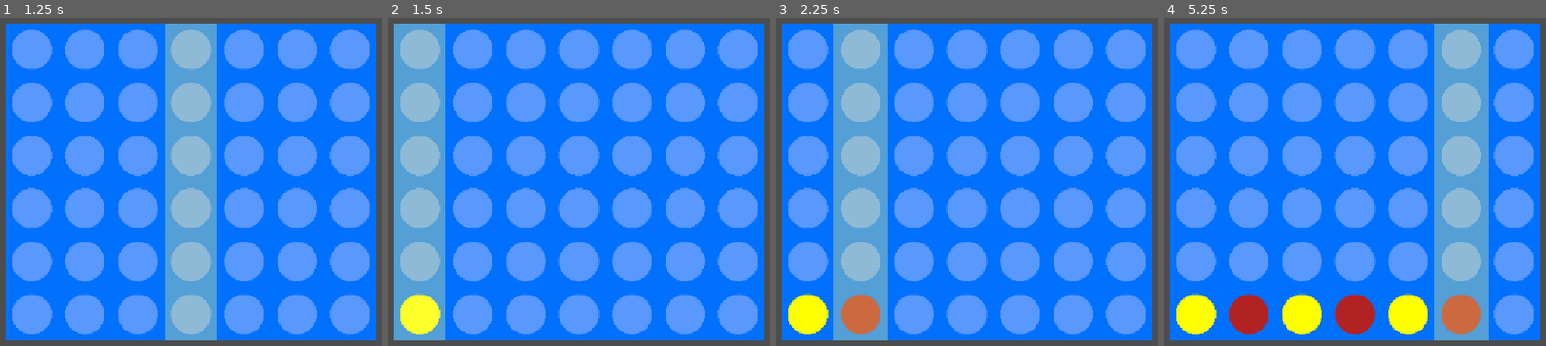
Above: before the commit, frames 1-4 (left to right).
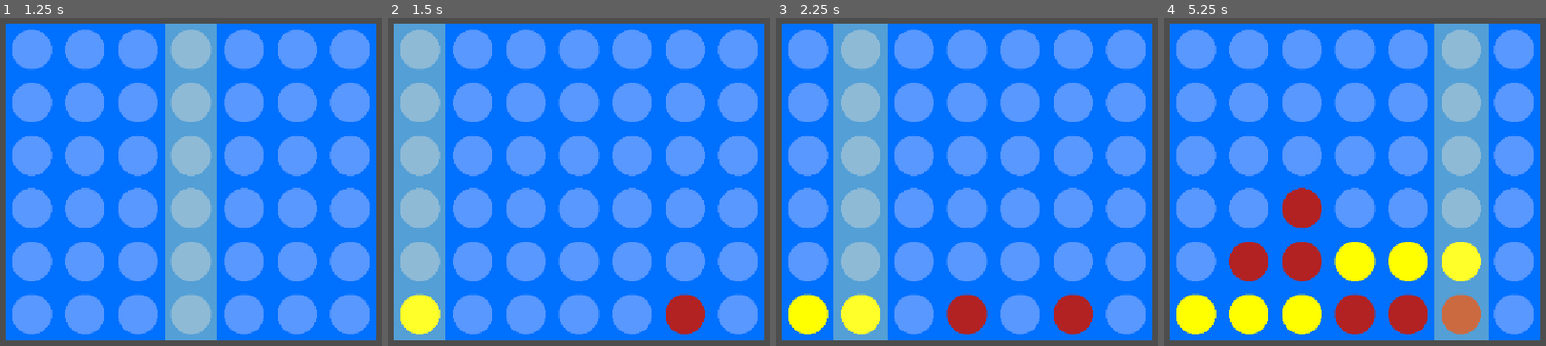
Above: after the commit, the same moments.

Repository: andrecmsousa/connect-four
Game: Godot game, scene res://scenes/main_menu.tscn
The game is run twice, just before and just after one commit, with the same random seed, the same clock (stepped at 60 frames per second) and the same inputs.
Inputs (mouse positions are in pixels of both pictures, inside the frame that each line leads up to):
- Up to frame 1 (1.25 s): click "Start New Game" at 0.5 s
- Up to frame 2 (1.5 s): tap Enter at 1.25 s; move the mouse to (418, 182) at 1.27 s; click (418, 182) at 1.42 s
- Up to frame 3 (2.25 s): tap Space at 2 s; move the mouse to (860, 182) at 2.02 s; click (860, 182) at 2.17 s
- Up to frame 4 (5.25 s): tap Enter at 2.75, 4.25 s; move the mouse to (1301, 182) at 2.77 s; click (1301, 182) at 2.92 s; tap Space at 3.5, 5 s; move the mouse to (1355, 182) at 3.52 s; click (1355, 182) at 3.67 s; move the mouse to (1408, 182) at 4.27 s; click (1408, 182) at 4.42 s; move the mouse to (1461, 182) at 5.02 s; click (1461, 182) at 5.17 s

Frame 1 is identical in both runs. In frame 2, 1.0% of the frame differs, in the area x 72-83%, y 84-97%; in frame 3, 3.1%; in frame 4, 8.1%, in the area x 17-83%, y 51-97%.

Commit message:
Add minimal working AI player
Introduce an AI player which currently chooses a random available column as their next move.

Diff:
--- a/scenes/game.tscn
+++ b/scenes/game.tscn
@@ -56,6 +56,7 @@
 layout_mode = 2
 text = "Go to Main Menu"
 
+[connection signal="turn_changed" from="Board" to="." method="_on_turn_changed"]
 [connection signal="pressed" from="MenuLayer/PauseMenu/MenuPanel/CenterContainer/MenuContainer/ButtonContainer/ResumeButton" to="MenuLayer/PauseMenu" method="_on_resume_button_pressed"]
 [connection signal="pressed" from="MenuLayer/PauseMenu/MenuPanel/CenterContainer/MenuContainer/ButtonContainer/MainMenuButton" to="MenuLayer/PauseMenu" method="_on_main_menu_button_pressed"]
 [connection signal="pressed" from="MenuLayer/GameOverMenu/MenuPanel/CenterContainer/MenuContainer/ButtonContainer/MainMenuButton" to="MenuLayer/GameOverMenu" method="_on_main_menu_button_pressed"]
--- /dev/null
+++ b/scripts/ai.gd
@@ -0,0 +1,6 @@
+class_name AI extends RefCounted
+
+func choose_move(board: Board) -> int:
+	var available_columns := board.get_available_columns()
+
+	return available_columns.pick_random()
--- a/scripts/board.gd
+++ b/scripts/board.gd
@@ -9,6 +9,7 @@
 const CELL_WIDTH := 80
 
 signal game_over(result: String)
+signal turn_changed(player_piece: GameTypes.PlayerPiece)
 
 func _ready() -> void:
 	initialize_board()
@@ -25,20 +26,35 @@
 		add_child(column)
 
 func _on_column_clicked(column_index: int) -> void:
-	if next_empty_row[column_index] >= 0:
-		var new_piece_row : int = next_empty_row[column_index]
+	make_move(column_index)
 
-		empty_slots -= 1
-		next_empty_row[column_index] -= 1
-		board[new_piece_row][column_index] = current_player_piece
-		$PieceContainer.spawn_piece(get_cell_position(new_piece_row, column_index), current_player_piece)
+func get_available_columns() -> Array[int]:
+	var available_columns : Array[int] = []
 
-		if WinChecker.check_win(board, new_piece_row, column_index):
-			game_over.emit(GameTypes.player_string(current_player_piece) + " wins!")
-		elif empty_slots == 0:
-			game_over.emit("It's a draw!")
-		else:
-			current_player_piece = GameTypes.toggle_player_piece(current_player_piece)
+	for column in GameTypes.COLUMN_COUNT:
+		if next_empty_row[column] >= 0:
+			available_columns.append(column)
+
+	return available_columns
+
+func make_move(column_index: int) -> void:
+	if next_empty_row[column_index] < 0:
+		return
+
+	var new_piece_row : int = next_empty_row[column_index]
+
+	empty_slots -= 1
+	next_empty_row[column_index] -= 1
+	board[new_piece_row][column_index] = current_player_piece
+	$PieceContainer.spawn_piece(get_cell_position(new_piece_row, column_index), current_player_piece)
+
+	if WinChecker.check_win(board, new_piece_row, column_index):
+		game_over.emit(GameTypes.player_string(current_player_piece) + " wins!")
+	elif empty_slots == 0:
+		game_over.emit("It's a draw!")
+	else:
+		current_player_piece = GameTypes.toggle_player_piece(current_player_piece)
+		turn_changed.emit(current_player_piece)
 
 func initialize_board() -> void:
 	board.clear()
--- a/scripts/game.gd
+++ b/scripts/game.gd
@@ -3,6 +3,8 @@
 @onready var pause_menu : PauseMenu = $MenuLayer/PauseMenu
 @onready var game_over_menu : GameOverMenu = $MenuLayer/GameOverMenu
 @onready var board : Board = $Board
+
+var ai := AI.new()
 
 const MAIN_MENU_SCENE_PATH := "res://scenes/main_menu.tscn"
 
@@ -22,6 +24,9 @@
 	get_tree().paused = false
 	get_tree().change_scene_to_file(MAIN_MENU_SCENE_PATH)
 
+func make_ai_move() -> void:
+	board.make_move(ai.choose_move(board))
+
 func _ready() -> void:
 	pause_menu.resume_pressed.connect(resume_game)
 	pause_menu.main_menu_pressed.connect(go_to_main_menu)
@@ -33,3 +38,7 @@
 func _unhandled_input(event: InputEvent) -> void:
 	if event.is_action_pressed("ui_cancel"):
 		pause_game()
+
+func _on_turn_changed(player_piece: GameTypes.PlayerPiece) -> void:
+	if player_piece == GameTypes.PlayerPiece.PLAYER_TWO:
+		call_deferred("make_ai_move")
Not shown, added: scripts/ai.gd.uid
